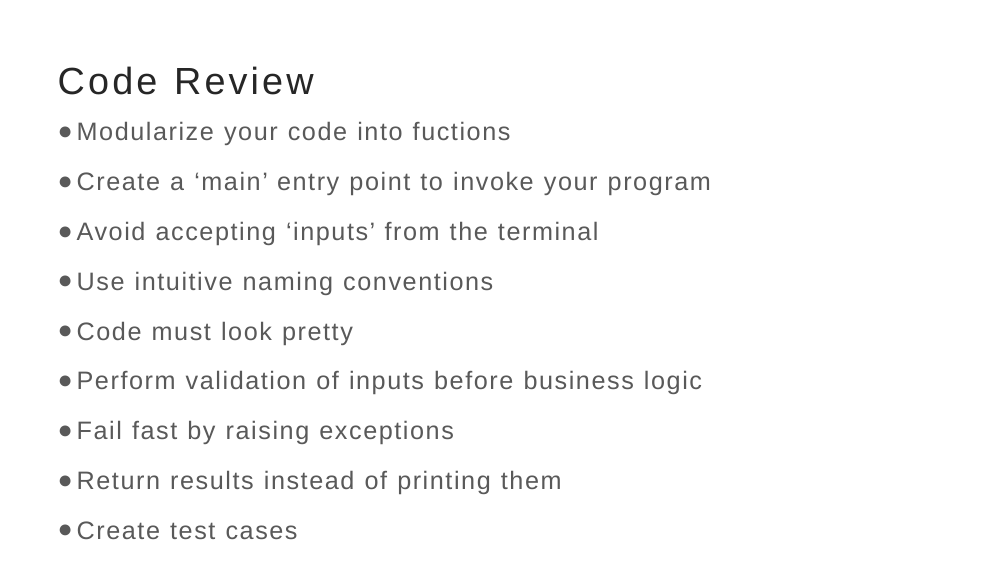
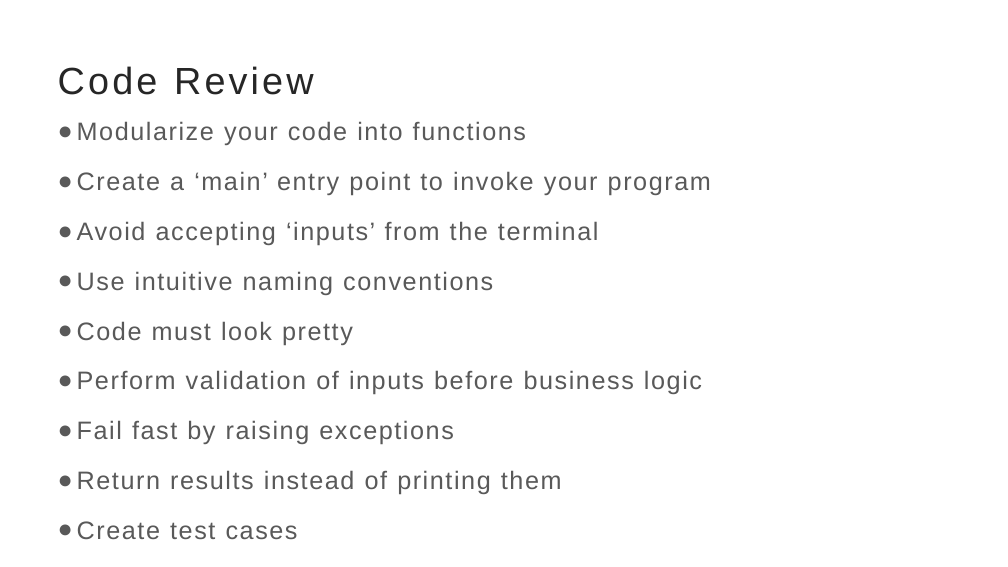
Before and after one commit to brinda-25/workshop, a slide deck: slide 3 of Day2/code_review/code_review.pptx. Drawn at 1008x567 pixels with LibreOffice and Linux fonts; fonts in the diff are those of the drawing. Boxes give left, top, right and bottom in pixels: in the first picture for what was removed or moved away, otherwise in the second. Text is boxed around its words. In the diff, an @@ line names an element or a change of style, - is before the commit and + after.

```diff
--- a/Day2/code_review/code_review.pptx
+++ b/Day2/code_review/code_review.pptx
@@ text at (77,121,526,145): text changed @@
-● Modularize your code into fuctions
+● Modularize your code into functions
```
Also in this commit, not shown: 1 other file.
